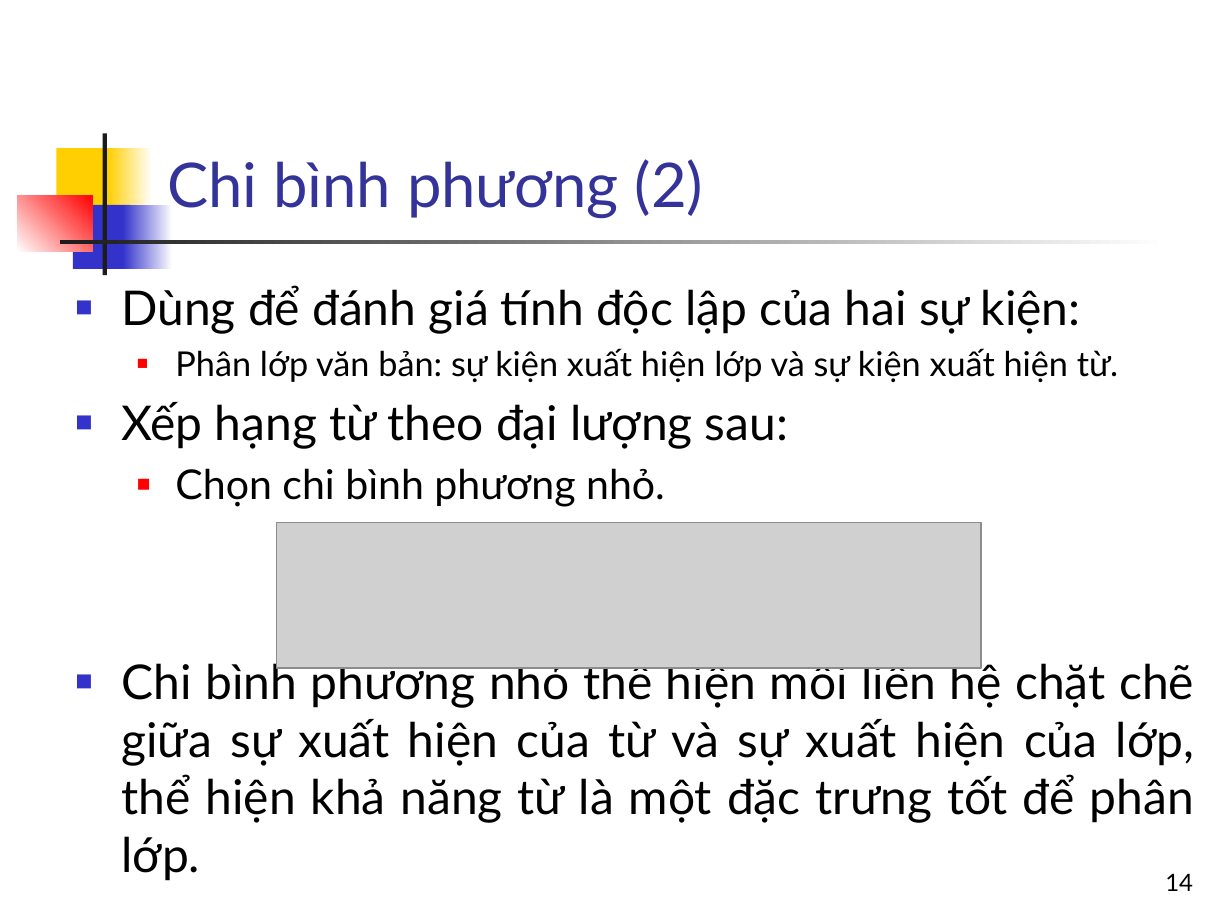
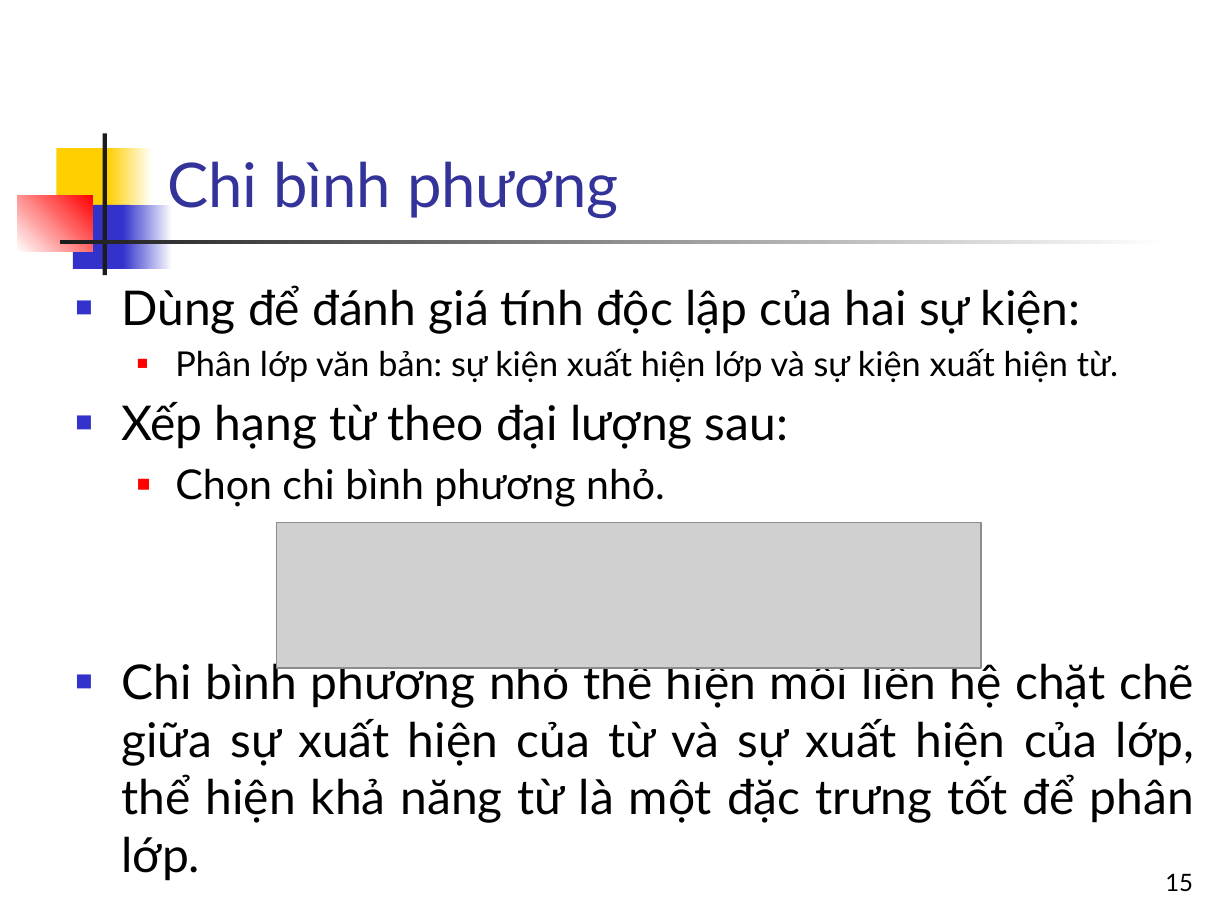
Before and after one commit to nguyenkhanhthien/IT4853, a slide deck: slide 15 of Bai 15 Phan lop va ung dung trong tim kiem Phan 2.pptx (slide 14 before the commit). Drawn at 1232x924 pixels with LibreOffice and Linux fonts; fonts in the diff are those of the drawing; grey boxes stand for pictures. Boxes give left, top, right and bottom in pixels: in the first picture for what was removed or moved away, otherwise in the second. Text is boxed around its words. In the diff, an @@ line names an element or a change of style, - is before the commit and + after.

```diff
--- a/Bai 15 Phan lop va ung dung trong tim kiem Phan 2.pptx
+++ b/Bai 15 Phan lop va ung dung trong tim kiem Phan 2.pptx
@@ title at [167,161,619,219]: text changed @@
-Chi bình phương (2)
+Chi bình phương
@@ page number at [1165,873,1193,891]: text changed @@
-14
+15
```
Also in this commit, not shown: 4 other slides changed.
